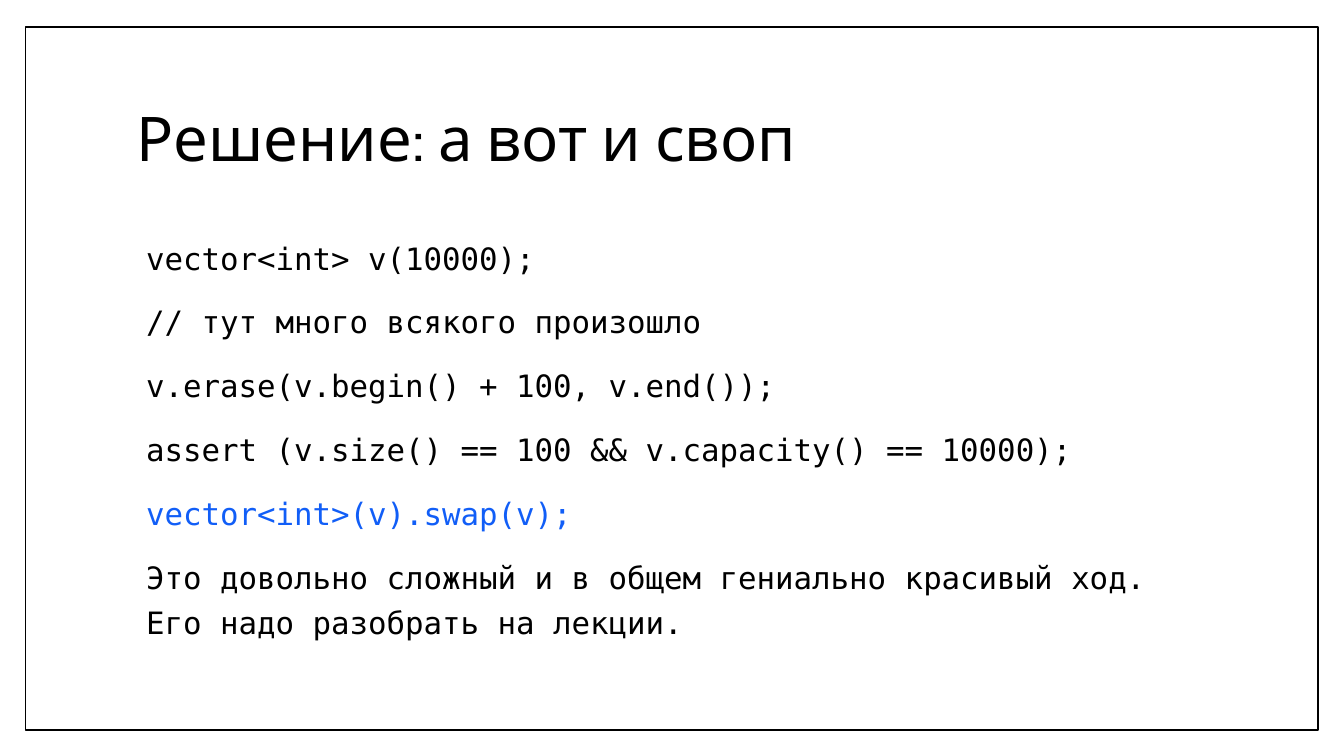
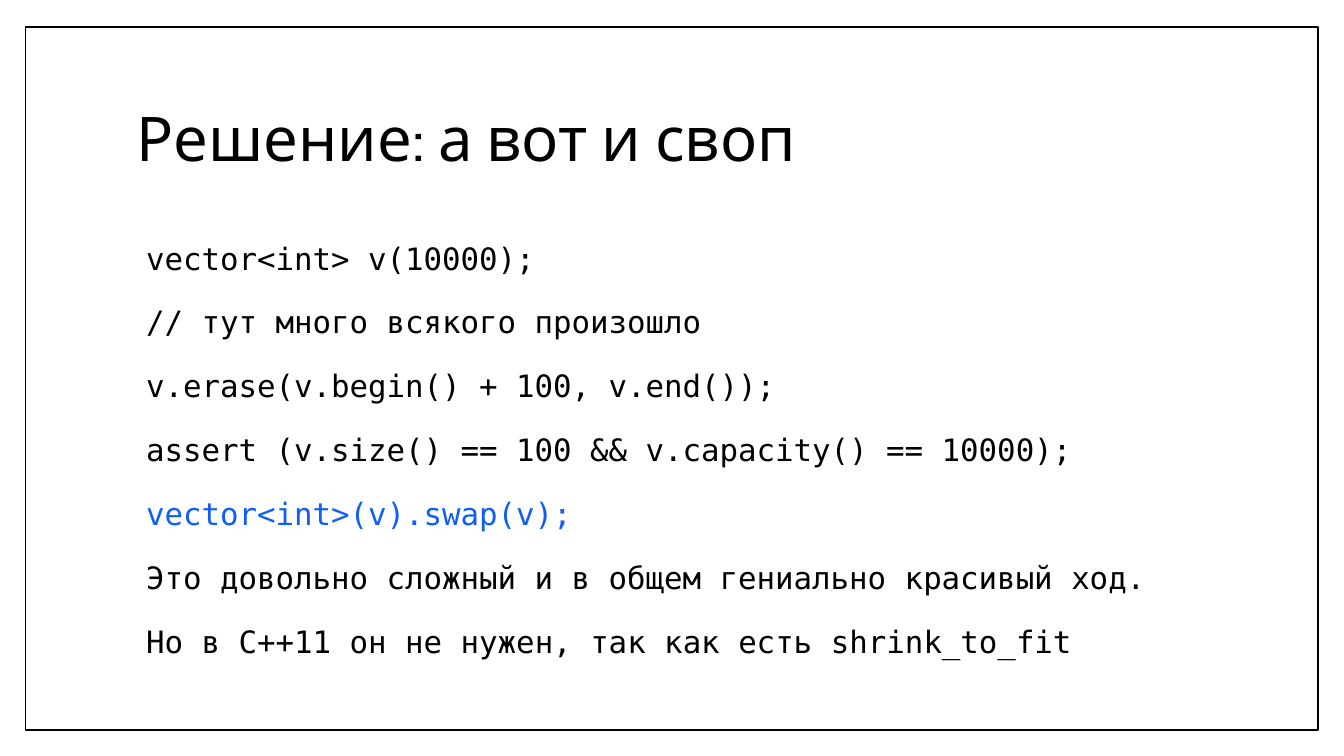
Before and after one commit to MIPT-ILab/cpp-lects-rus, a slide deck: slide 14 of slides/lec2-4-seq-containers.pptx. Drawn at 1344x756 pixels with LibreOffice and Linux fonts; fonts in the diff are those of the drawing. Boxes give left, top, right and bottom in pixels: in the first picture for what was removed or moved away, otherwise in the second. Text is boxed around its words. In the diff, an @@ line names an element or a change of style, - is before the commit and + after.

```diff
--- a/slides/lec2-4-seq-containers.pptx
+++ b/slides/lec2-4-seq-containers.pptx
@@ text at (146,564,1145,660): text changed @@
-Это довольно сложный и в общем гениально красивый ход. Его надо разобрать на лекции.
+Это довольно сложный и в общем гениально красивый ход.
+Но в C++11 он не нужен, так как есть shrink_to_fit
```
Also in this commit, not shown: 1 other slide changed, 1 slide added, 5 other files.
